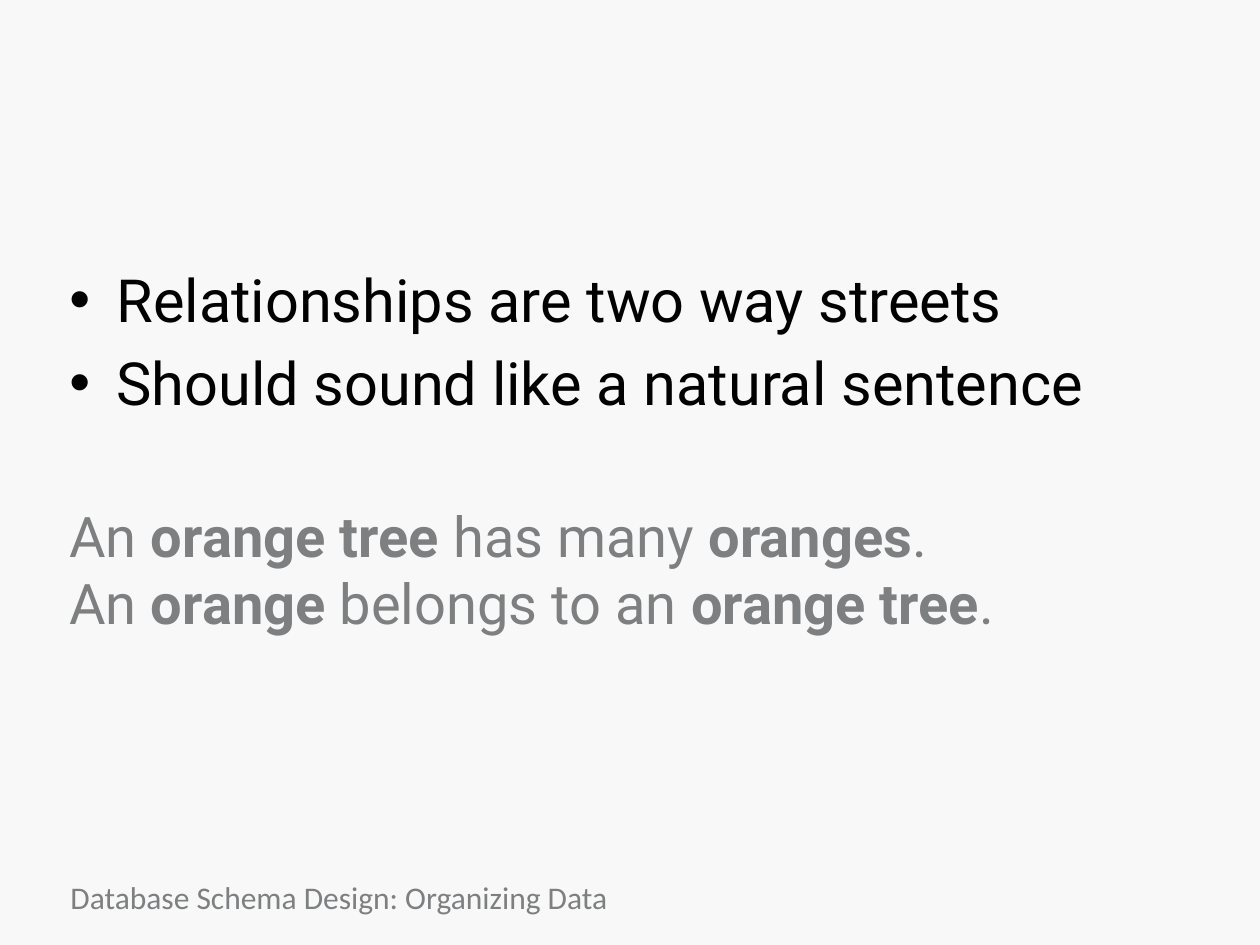
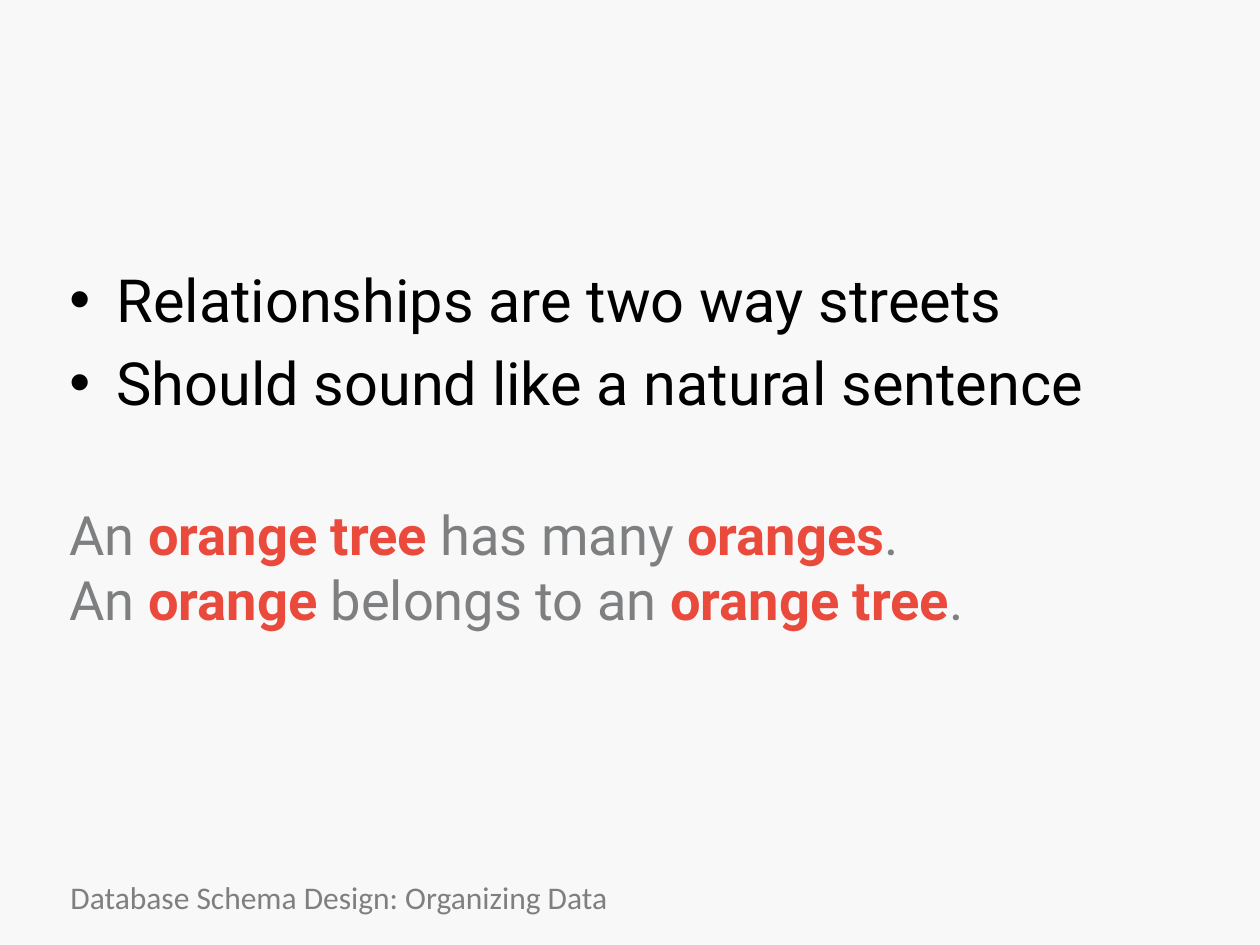
Before and after one commit to bootcoder/sql_schema_design_basics, a slide deck: slide 29 of HTC-schema-sql.pptx. Drawn at 1260x945 pixels with LibreOffice and Linux fonts; fonts in the diff are those of the drawing; background and template pictures are left out. Boxes give left, top, right and bottom in pixels: in the first picture for what was removed or moved away, otherwise in the second. Text is boxed around its words. In the diff, an @@ line names an element or a change of style, - is before the commit and + after.

```diff
--- a/HTC-schema-sql.pptx
+++ b/HTC-schema-sql.pptx
@@ text at <box>69,514,963,632</box>: size 32 to 31 pt in "An orange tree has many oranges. An ..."; text colour #7E7F80 to #EA4A3C in "orange tree oranges. orange orange tree." @@
```
Also in this commit, not shown: 9 other slides changed, 4 slides added, 4 slides removed.
